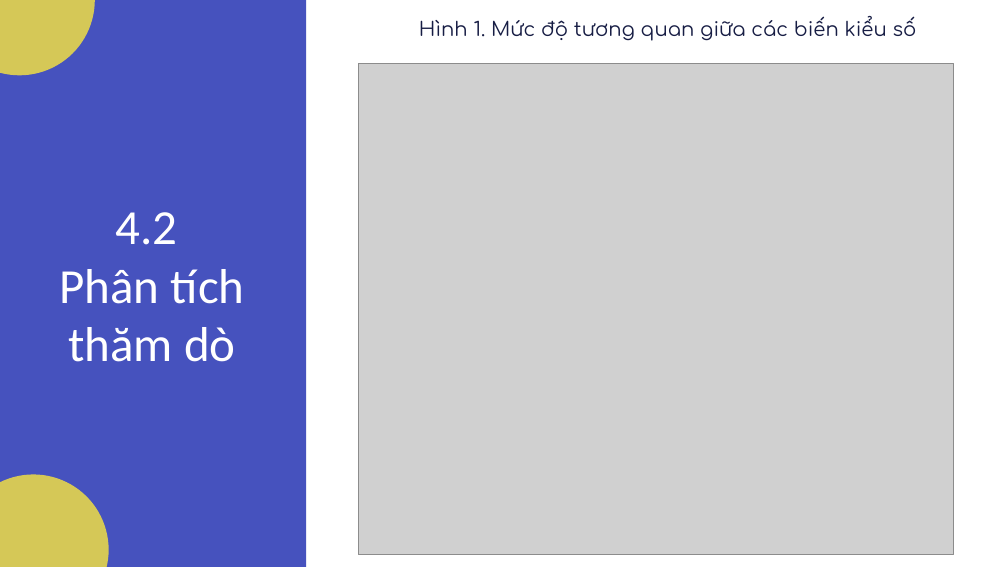
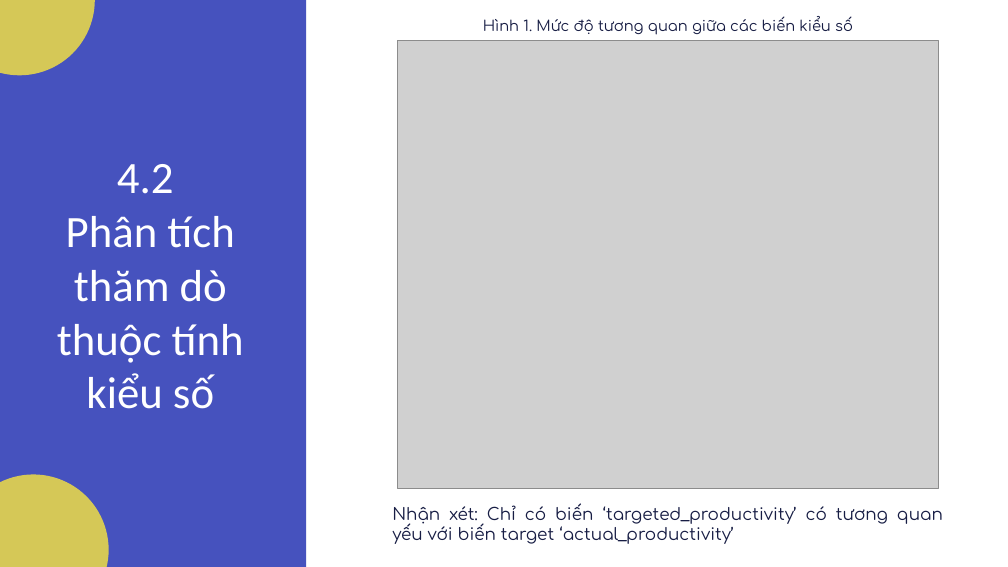
Before and after one commit to Tam1032/Garment-Employee-Productivity, a slide deck: slide 9 of Report/Slide.pptx. Drawn at 1008x567 pixels with LibreOffice and Linux fonts; fonts in the diff are those of the drawing; grey boxes stand for pictures. Boxes give left, top, right and bottom in pixels: in the first picture for what was removed or moved away, otherwise in the second. Text is boxed around its words. In the diff, an @@ line names an element or a change of style, - is before the commit and + after.

```diff
--- a/Report/Slide.pptx
+++ b/Report/Slide.pptx
@@ text "Hình 1. Mức độ tương ..." at [483, 16, 853, 35]: size 14 to 10.5 pt @@
@@ picture: place and size @@
-picture at [359, 64, 954, 555]
+picture at [397, 40, 938, 488]
@@ title at [57, 164, 244, 409]: text changed; size 35 to 32 pt @@
-4.2
-Phân tích thăm dò
+4.2
+Phân tích thăm dò thuộc tính kiểu số
@@ text added at [392, 503, 943, 544], 12 pt, text #171D44 @@
+Nhận xét: Chỉ có biến ‘targeted_productivity’ có tương quan yếu với biến target ‘actual_productivity’
```
Also in this commit, not shown: 7 other slides changed, 2 slides added, 4 slides removed, 1 other file.
